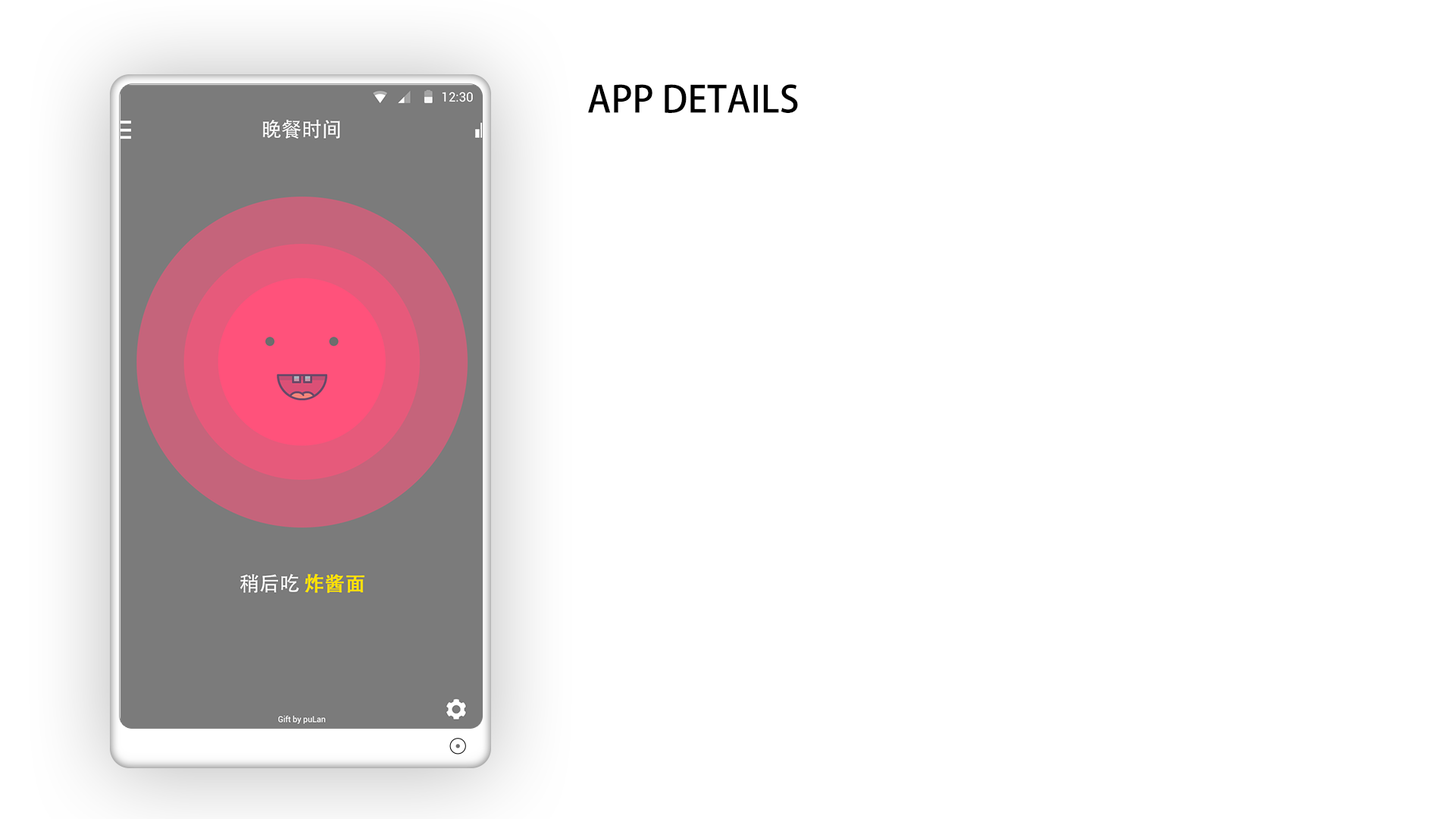
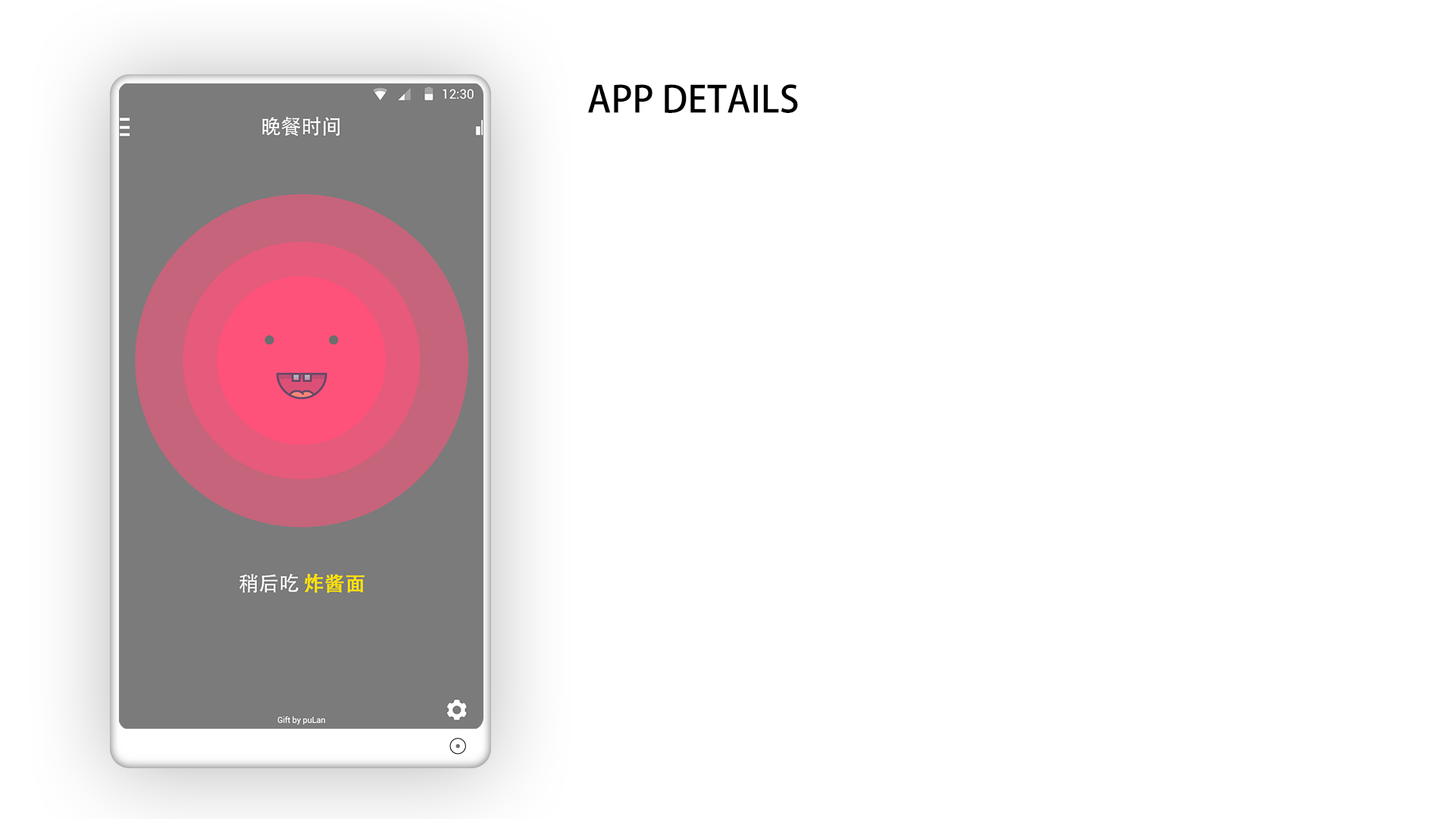
Revision of a layered 1455x819 image; what changed, layer by layer:
painted on "矩形 2" over (119, 84, 483, 728)
